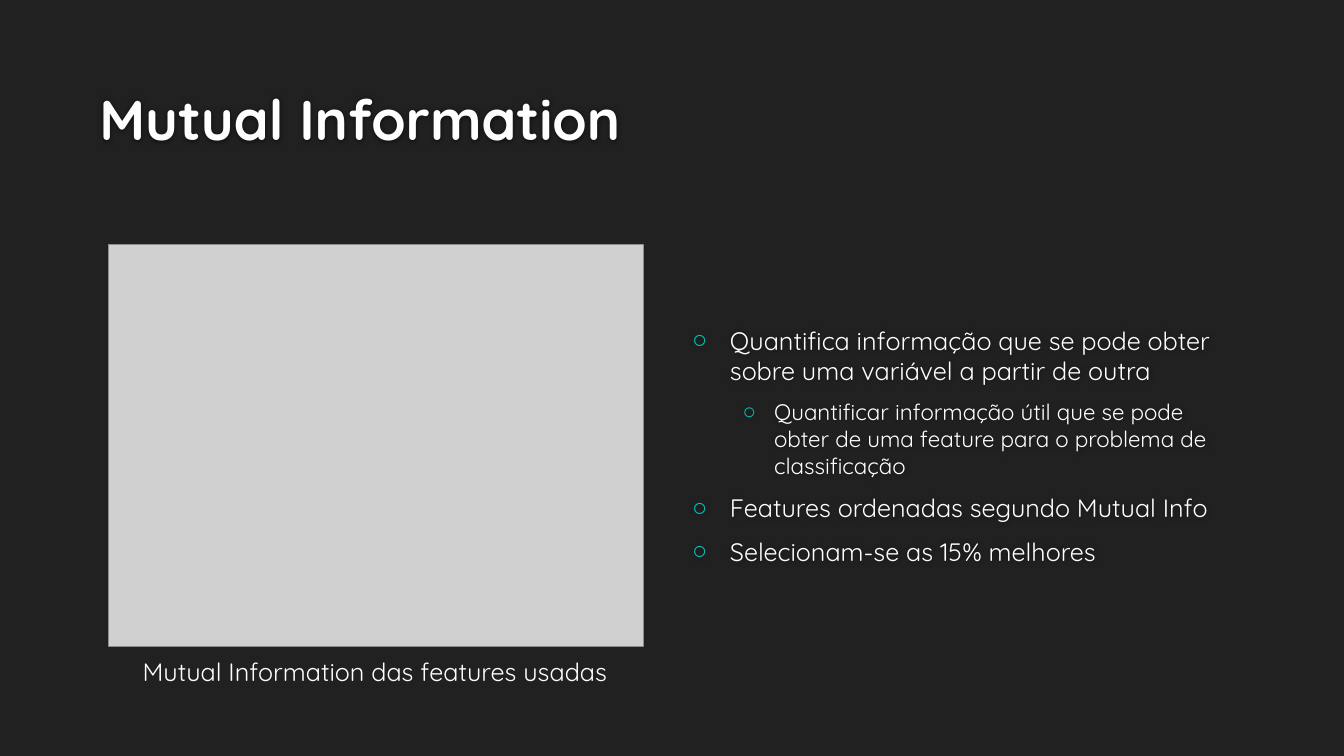
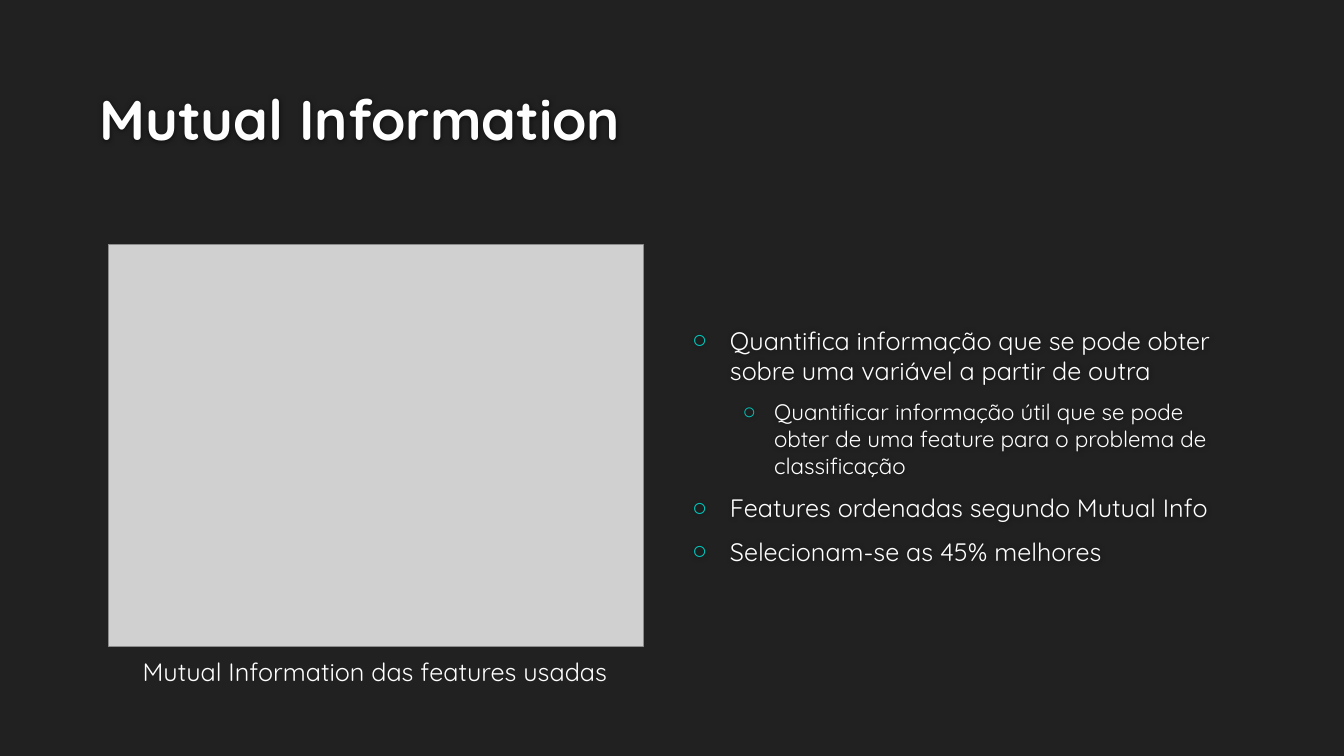
Before and after one commit to JoaoSRocha/AGE_Costa_Rocha, a slide deck: slide 16 of mid-season_report/AGE.pptx. Drawn at 1344x756 pixels with LibreOffice and Linux fonts; fonts in the diff are those of the drawing; grey boxes stand for pictures; background and template pictures are left out. Boxes give left, top, right and bottom in pixels: in the first picture for what was removed or moved away, otherwise in the second. Text is boxed around its words. In the diff, an @@ line names an element or a change of style, - is before the commit and + after.

```diff
--- a/mid-season_report/AGE.pptx
+++ b/mid-season_report/AGE.pptx
@@ text at (730, 542, 1101, 562): text changed @@
-○ Selecionam-se as 15% melhores
+○ Selecionam-se as 45% melhores
```
Also in this commit, not shown: 4 other slides changed, 5 slides added, 5 other files.
